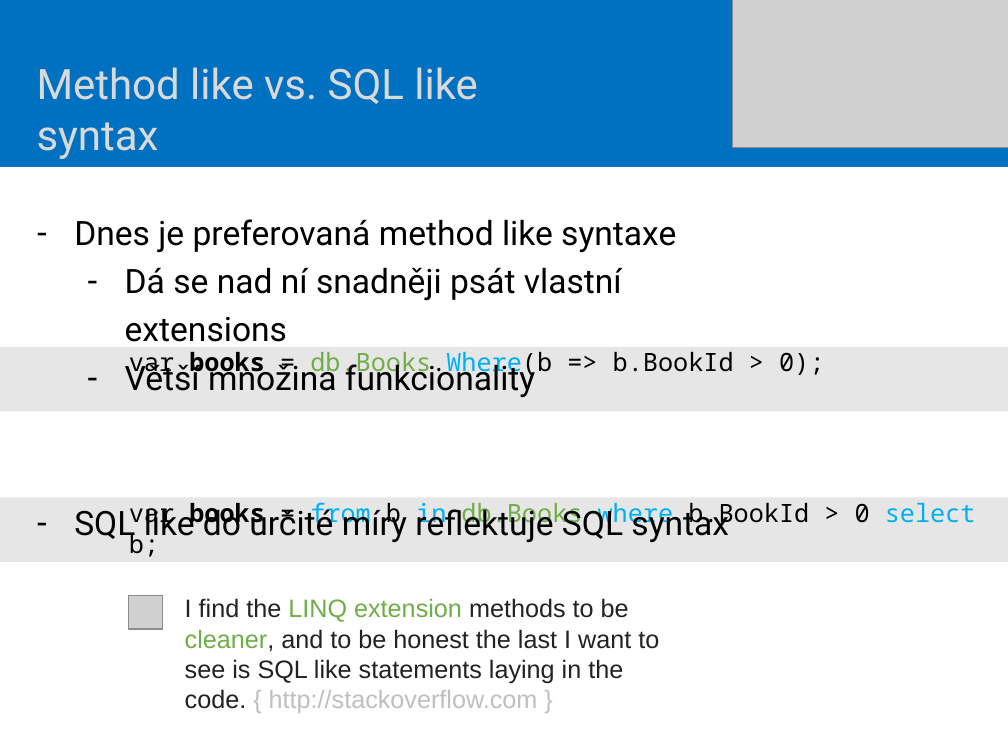
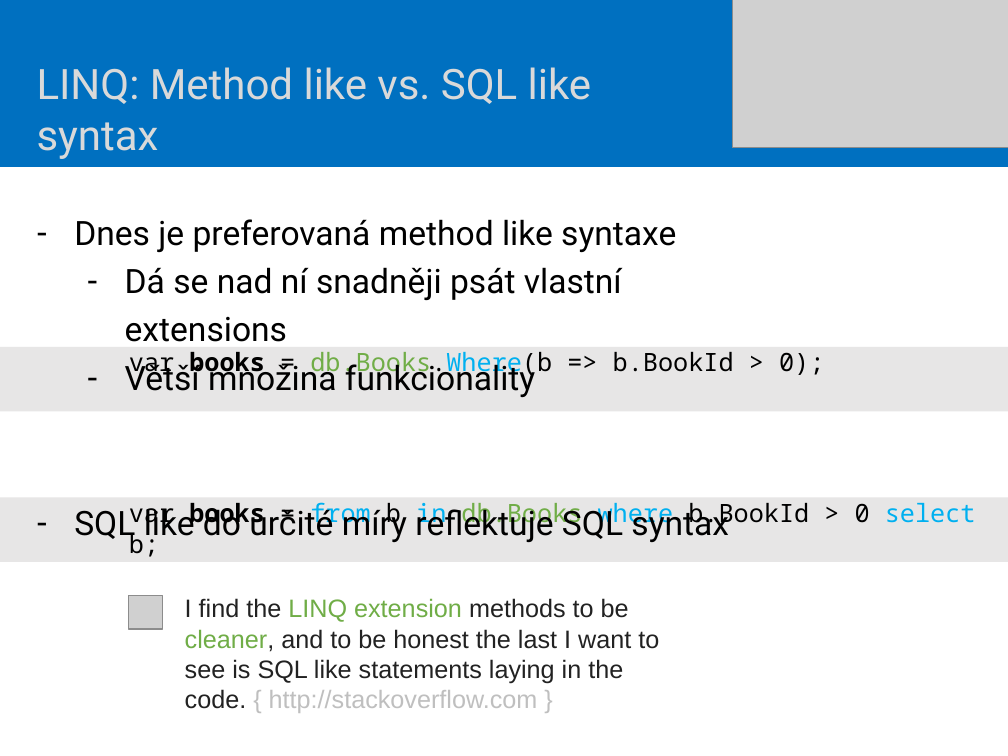
Before and after one commit to mholec/skolenicodefirst, a slide deck: slide 2 of Doc/Prezentace-dotazovani.pptx. Drawn at 1008x756 pixels with LibreOffice and Linux fonts; fonts in the diff are those of the drawing; grey boxes stand for pictures. Boxes give left, top, right and bottom in pixels: in the first picture for what was removed or moved away, otherwise in the second. Text is boxed around its words. In the diff, an @@ line names an element or a change of style, - is before the commit and + after.

```diff
--- a/Doc/Prezentace-dotazovani.pptx
+++ b/Doc/Prezentace-dotazovani.pptx
@@ text at (37,67,592,159): text changed @@
-Method like vs. SQL like syntax
+LINQ: Method like vs. SQL like syntax
```
Also in this commit, not shown: 11 other files.
